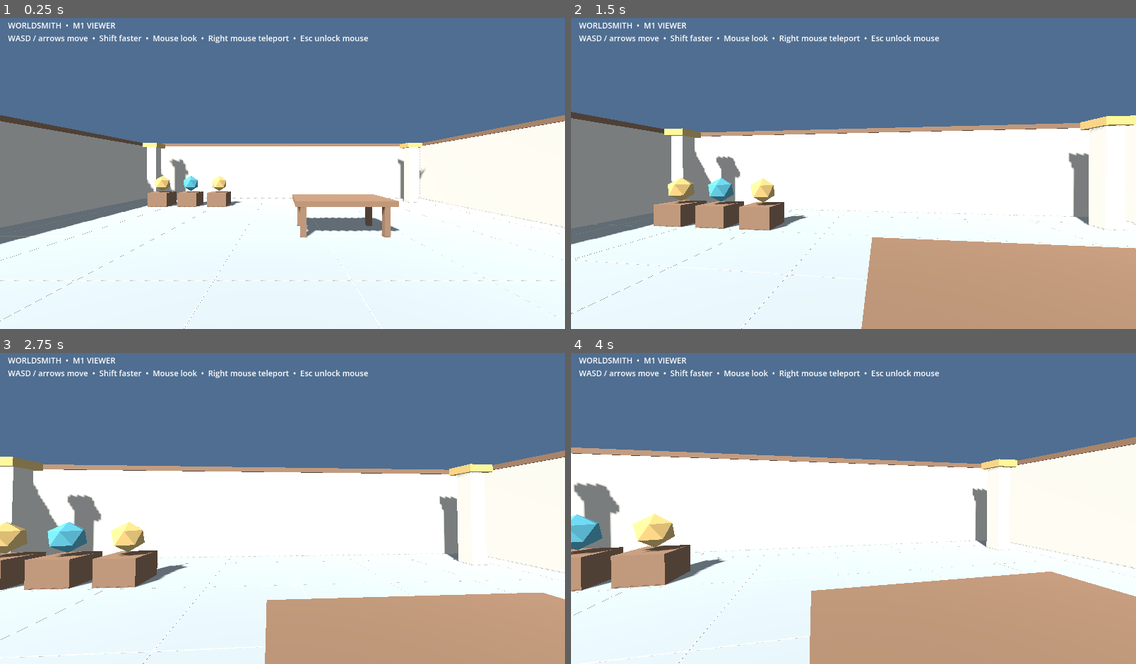
Above: before the commit, frames 1-4 (two rows, left to right).
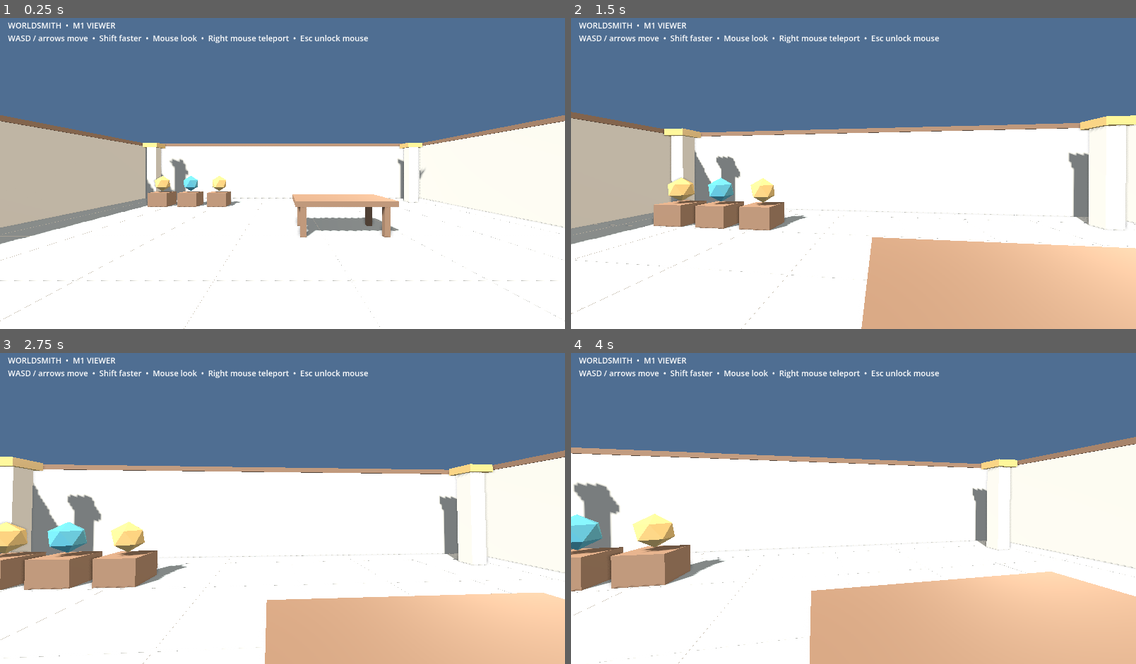
Above: after the commit, the same moments.

Repository: sth144/worldsmith
Game: Godot game, scene res://scenes/main.tscn
Two runs of this game, one before a commit and one after it. Both use one fixed random seed, a clock stepped at 60 frames per second and the inputs below.
Inputs (mouse positions are in pixels of both pictures, inside the frame that each line leads up to):
- Up to frame 1 (0.25 s): no input
- Up to frame 2 (1.5 s): tap Enter at 0.5 s; move the mouse to (881, 170) at 0.52 s; hold Shift 0.53-1.28 s; hold W from 0.53 s (still down); click (881, 170) at 0.67 s; move the mouse to (825, 170) at 1.27 s; tap Shift at 1.35 s
- Up to frame 3 (2.75 s): keep holding W; tap Space at 2 s; move the mouse to (293, 499) at 2.02 s; hold Shift from 2.03 s (still down)
- Up to frame 4 (4 s): keep holding W; tap Enter at 2.75 s; move the mouse to (847, 511) at 2.77 s; release Shift at 2.78 s; tap Shift at 2.85 s; click (847, 511) at 2.92 s; tap Space at 3.5 s; move the mouse to (893, 508) at 3.52 s; hold Shift from 3.53 s (still down)

The runs differ from the first frame. In frame 1, 9.4% of the frame differs, in the area x 0-100%, y 31-100%; in frame 2, 21%, in the area x 0-100%, y 30-100%; in frame 3, 15%; in frame 4, 17%.

Commit message:
fix(viewer): define architectural surfaces with contact shading

Diff:
--- a/client/scenes/main.tscn
+++ b/client/scenes/main.tscn
@@ -35,6 +35,9 @@
 ambient_light_color = Color(0.68, 0.73, 0.8, 1)
 ambient_light_energy = 0.8
 ambient_light_sky_contribution = 0.0
+ssao_enabled = true
+ssao_radius = 1.2
+ssao_intensity = 1.7
 
 [node name="World" type="Node3D"]
 script = ExtResource("1_main")
@@ -48,6 +51,12 @@
 rotation = Vector3(-0.7, -0.5, 0)
 light_energy = 1.0
 shadow_enabled = true
+
+[node name="InteriorFill" type="DirectionalLight3D" parent="."]
+rotation = Vector3(-0.35, 2.25, 0)
+light_color = Color(1, 0.93, 0.82, 1)
+light_energy = 0.75
+shadow_enabled = false
 
 [node name="Floor" type="StaticBody3D" parent="."]
 collision_layer = 1
--- a/client/scripts/main.gd
+++ b/client/scripts/main.gd
@@ -104,9 +104,32 @@
 		collision.shape = shape
 		body.add_child(collision)
 		collision_count += 1
+	if glb_path.get_file() == "merchant.glb":
+		_add_merchant_fill_lights(preview)
 	player.position = spawn
 	preview_name = glb_path.get_file()
 	print("Preview loaded: %s; %d collision meshes" % [preview_name, collision_count])
+
+
+func _add_merchant_fill_lights(preview: Node3D) -> void:
+	# The imported GLB has no Blender interior lighting. Local lights reveal
+	# wall, stair, and floor junctions without changing its source materials.
+	var positions := [
+		Vector3(14.0, 25.8, 3.5),
+		Vector3(2.5, 25.8, 8.5),
+		Vector3(25.5, 25.8, 8.5),
+		Vector3(13.5, 25.8, 24.5),
+		Vector3(26.0, 25.8, 34.0),
+	]
+	for index in range(positions.size()):
+		var light := OmniLight3D.new()
+		light.name = "PreviewFill%d" % index
+		light.position = positions[index]
+		light.light_color = Color(1.0, 0.88, 0.72)
+		light.light_energy = 2.0
+		light.omni_range = 11.0
+		light.shadow_enabled = false
+		preview.add_child(light)
 
 
 func _load_preview_instances(preview: Node3D, manifest_path: String) -> void:
--- a/client/tests/preview_smoke.gd
+++ b/client/tests/preview_smoke.gd
@@ -20,6 +20,9 @@
 	assert(terrain_material is StandardMaterial3D and terrain_material.albedo_texture != null, "Terrain base color was not baked")
 	var grass: MultiMeshInstance3D = preview.get_node_or_null("PreviewInstances")
 	assert(grass != null and grass.multimesh.instance_count > 0, "Geometry Nodes grass instances were not loaded")
+	assert(preview.get_node_or_null("PreviewFill0") is OmniLight3D, "Merchant interior fill lighting is missing")
+	var environment: WorldEnvironment = world.get_node("DaylightEnvironment")
+	assert(environment.environment.ssao_enabled, "Contact shading is disabled")
 	var floor_ray := PhysicsRayQueryParameters3D.create(Vector3(-13, 27, 10), Vector3(-13, 19, 10), 1)
 	assert(not world.get_world_3d().direct_space_state.intersect_ray(floor_ray).is_empty(), "Courtyard has no teleportable collision")
 	var player: CharacterBody3D = world.get_node("Player")
Not shown, changed: CHANGELOG.md
Not shown, changed: README.md
Not shown, changed: docs/architecture.md
